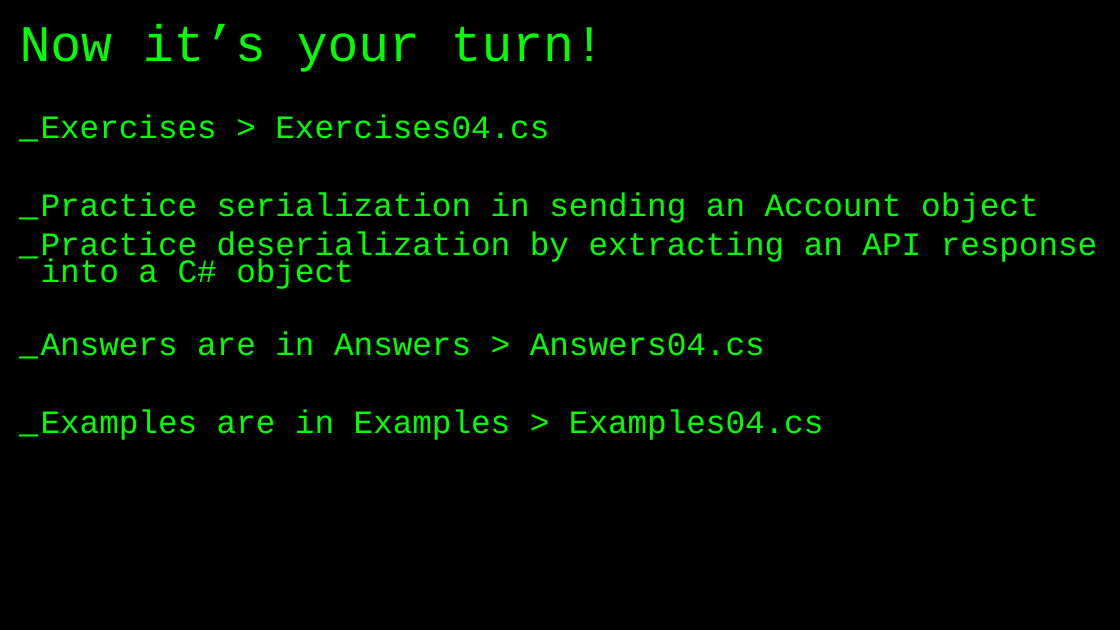
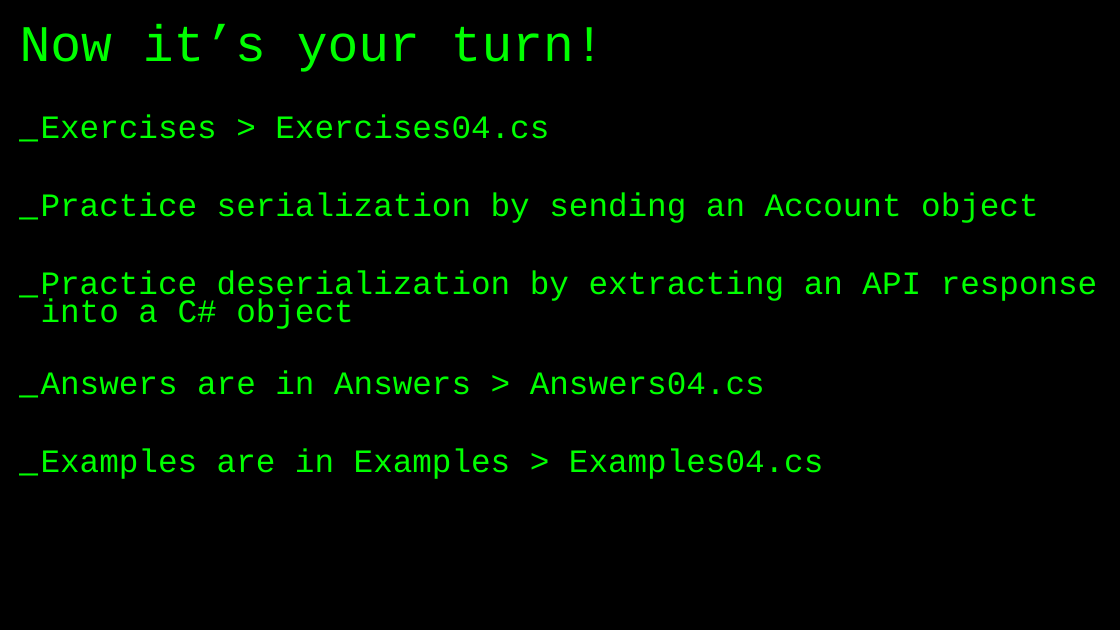
Before and after one commit to basdijkstra/restsharp-workshop, a slide deck: slide 51 of RestSharpWorkshop.pptx. Drawn at 1120x630 pixels with LibreOffice and Linux fonts; fonts in the diff are those of the drawing. Boxes give left, top, right and bottom in pixels: in the first picture for what was removed or moved away, otherwise in the second. Text is boxed around its words. In the diff, an @@ line names an element or a change of style, - is before the commit and + after.

```diff
--- a/RestSharpWorkshop.pptx
+++ b/RestSharpWorkshop.pptx
@@ text at (41,192,1038,223): text changed @@
-_ Practice serialization in sending an Account object
+_ Practice serialization by sending an Account object
```
Also in this commit, not shown: 5 other slides changed, 2 other files.
